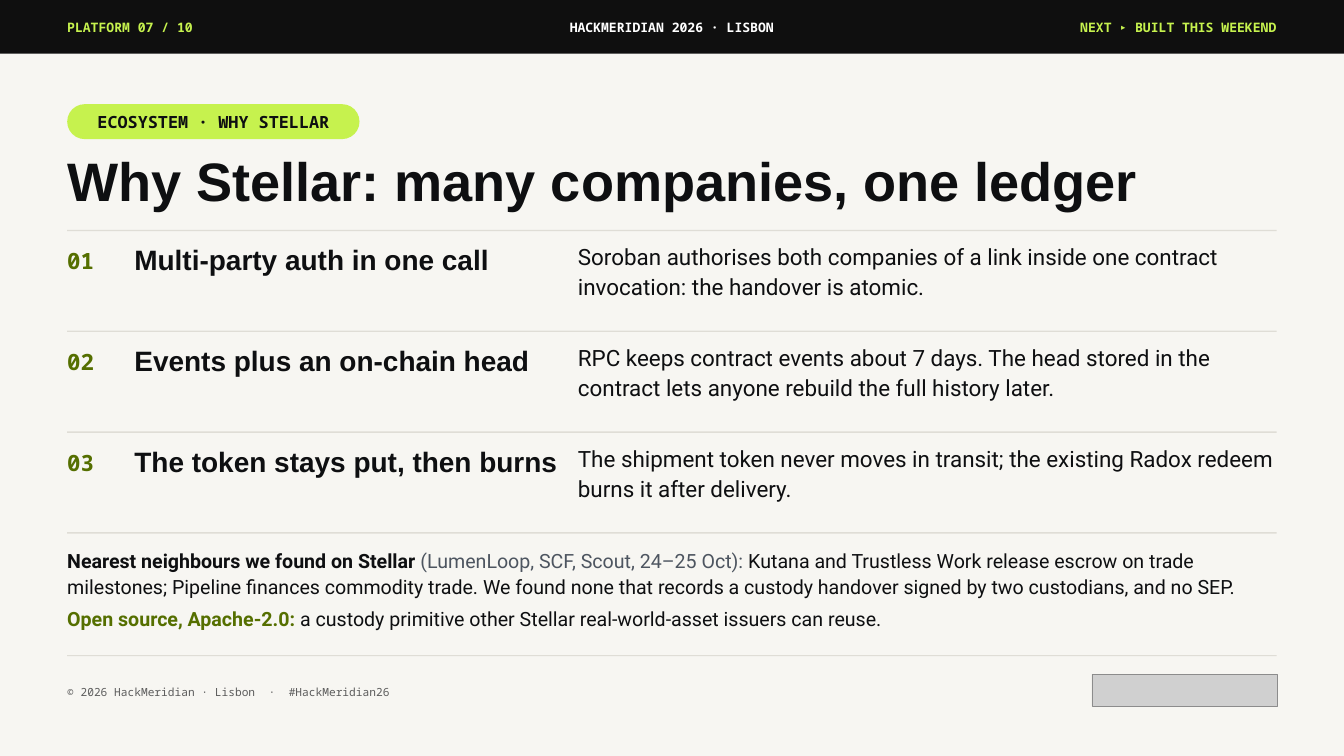
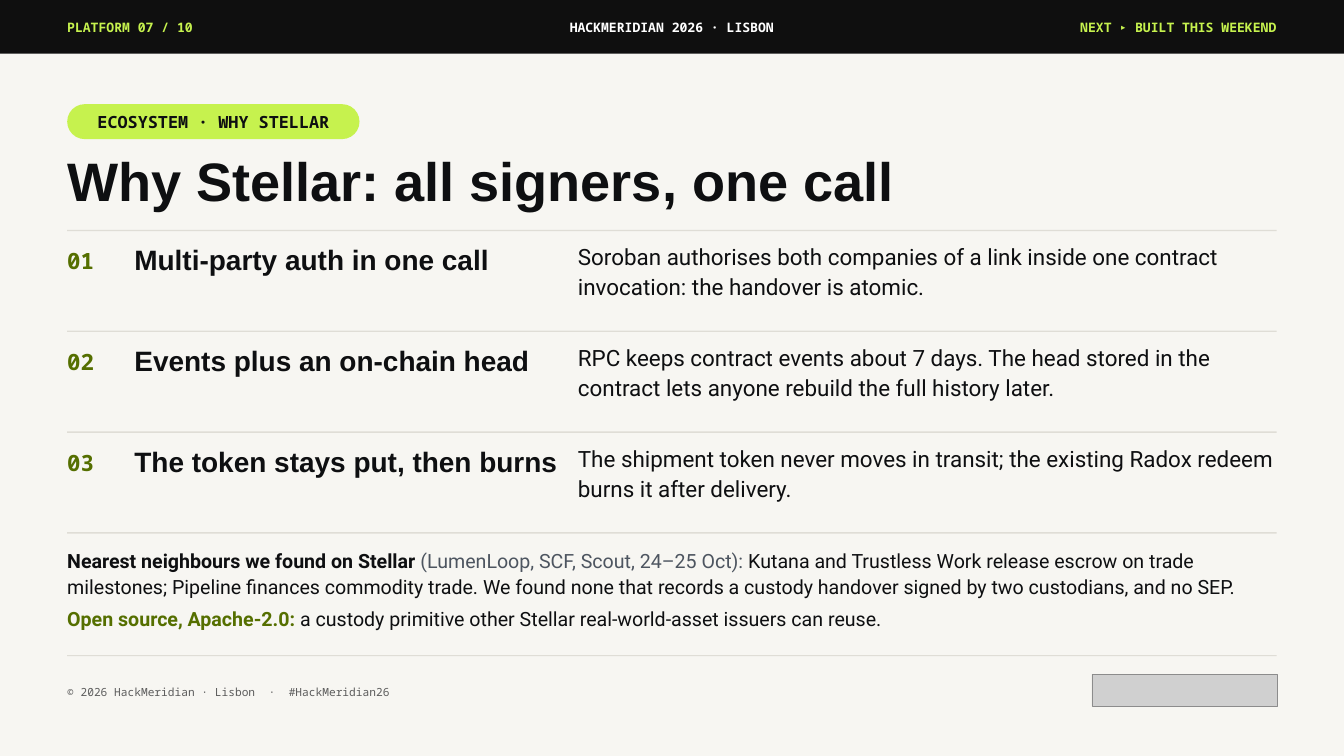
Before and after one commit to pwsaragossy/hackmeridian-cos, a slide deck: slide 7 of projects/hackmeridian-rail/deck/radox-custody-rail.pptx. Drawn at 1344x756 pixels with LibreOffice and Linux fonts; fonts in the diff are those of the drawing; grey boxes stand for pictures. Boxes give left, top, right and bottom in pixels: in the first picture for what was removed or moved away, otherwise in the second. Text is boxed around its words. In the diff, an @@ line names an element or a change of style, - is before the commit and + after.

```diff
--- a/projects/hackmeridian-rail/deck/radox-custody-rail.pptx
+++ b/projects/hackmeridian-rail/deck/radox-custody-rail.pptx
@@ text at (67, 161, 893, 211): text changed @@
-Why Stellar: many companies, one ledger
+Why Stellar: all signers, one call
```
Also in this commit, not shown: 4 other slides changed, 5 other files.
